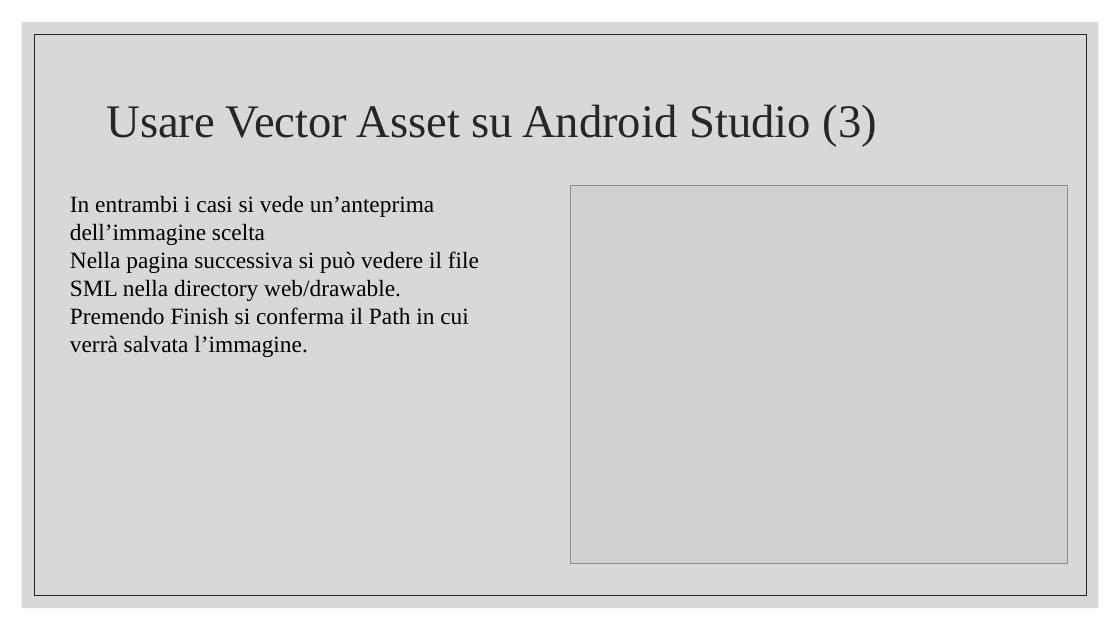
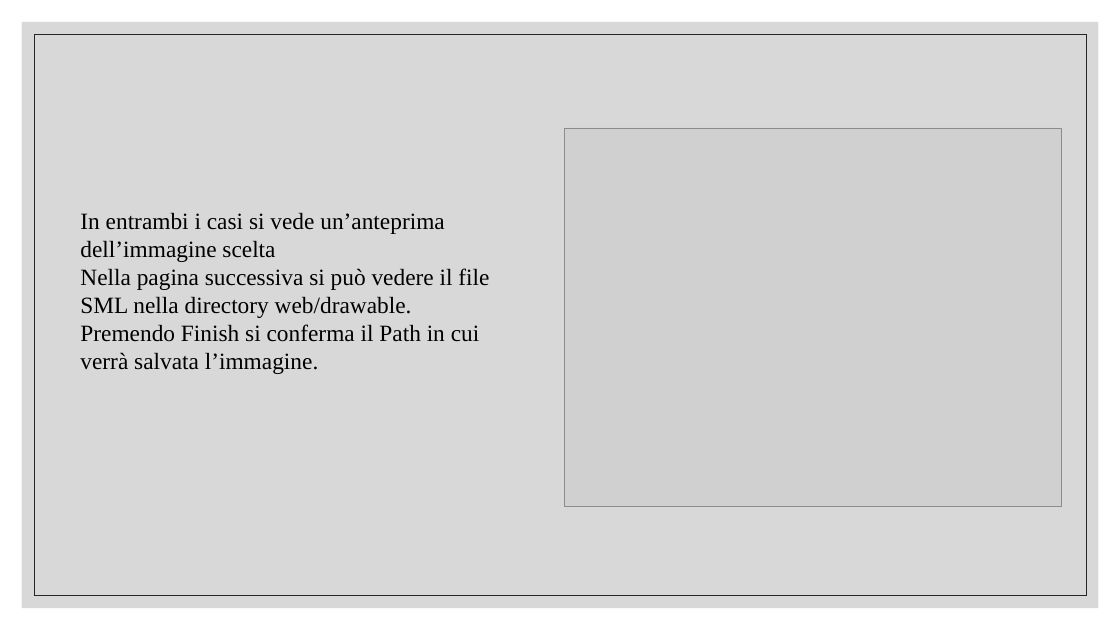
Before and after one commit to tizianotaglienti/Colleghi-Ristretti, a slide deck: slide 28 of Vector asset studio.pptx (slide 16 before the commit). Drawn at 1120x630 pixels with LibreOffice and Linux fonts; fonts in the diff are those of the drawing; grey boxes stand for pictures. Boxes give left, top, right and bottom in pixels: in the first picture for what was removed or moved away, otherwise in the second. Text is boxed around its words. In the diff, an @@ line names an element or a change of style, - is before the commit and + after.

```diff
--- a/Vector asset studio.pptx
+++ b/Vector asset studio.pptx
@@ title removed at <box>106,104,877,147</box> @@
-Usare Vector Asset su Android Studio (3)
@@ picture: place and size @@
-picture at <box>571,185,1067,564</box>
+picture at <box>565,128,1061,507</box>
@@ text "In entrambi i casi si ...": place and size @@
-text "In entrambi i casi si ..." at <box>70,195,479,357</box>
+text "In entrambi i casi si ..." at <box>80,212,489,374</box>
```
Also in this commit, not shown: 3 other slides changed, 12 slides added, 1 other file.
